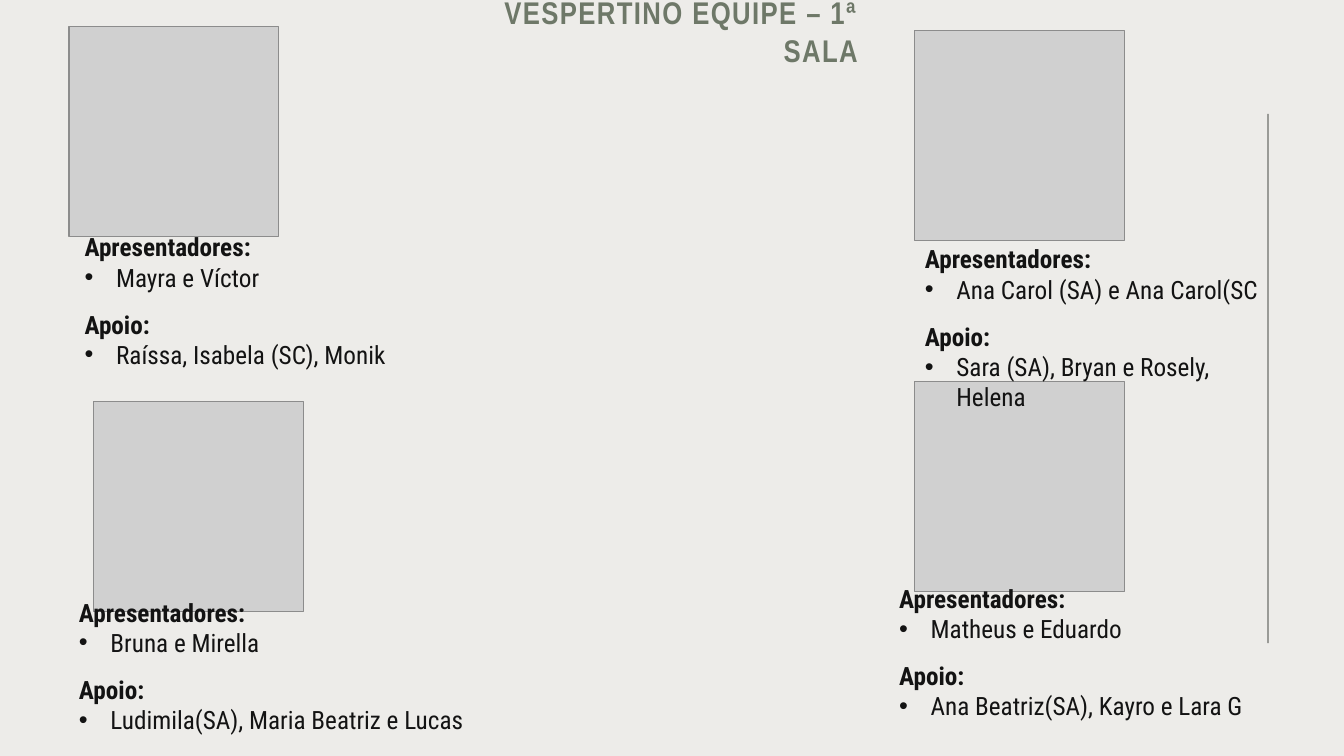
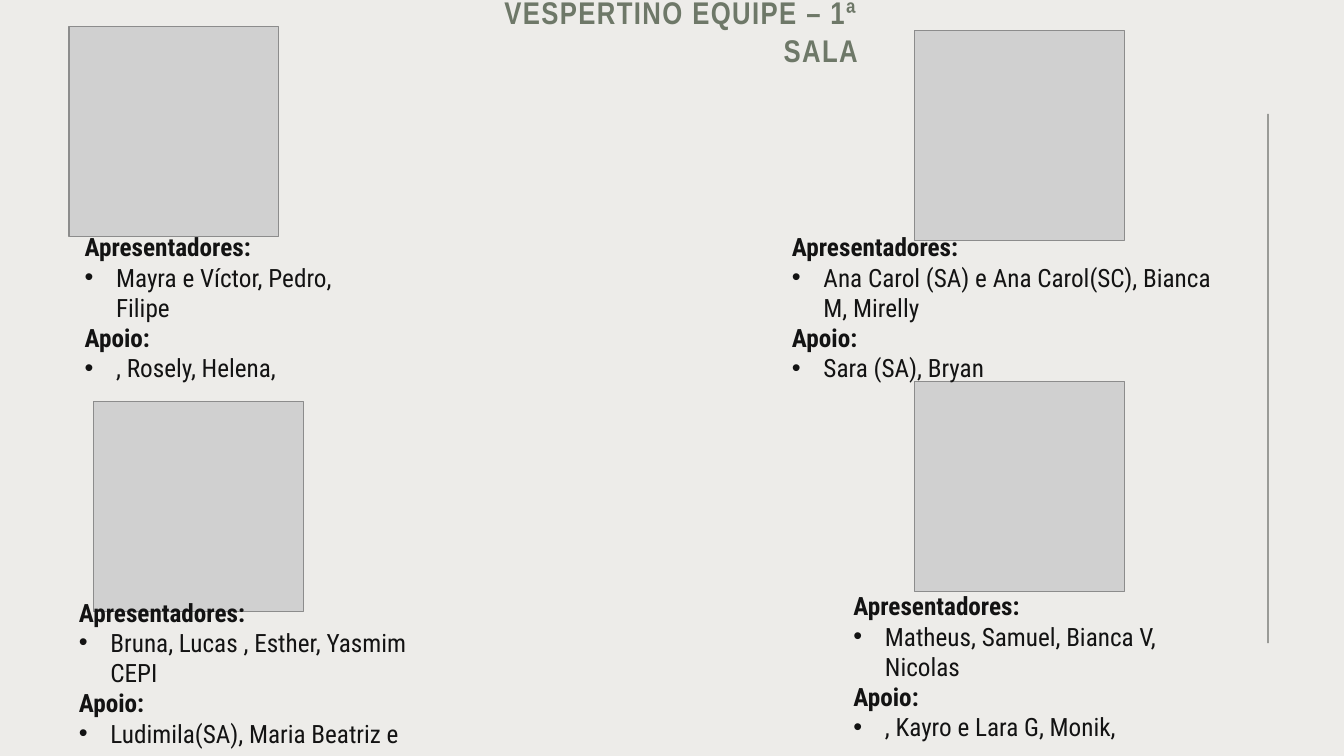
Before and after one commit to isaqlle/desafio_mundoSENAI, a slide deck: slide 2 of document/Divisão Salas - Mundo SENAI.pptx (slide 3 before the commit). Drawn at 1344x756 pixels with LibreOffice and Linux fonts; fonts in the diff are those of the drawing; grey boxes stand for pictures. Boxes give left, top, right and bottom in pixels: in the first picture for what was removed or moved away, otherwise in the second. Text is boxed around its words. In the diff, an @@ line names an element or a change of style, - is before the commit and + after.

```diff
--- a/document/Divisão Salas - Mundo SENAI.pptx
+++ b/document/Divisão Salas - Mundo SENAI.pptx
@@ text "Apresentadores:": place and size @@
-text "Apresentadores:" at box(925, 249, 1257, 382)
+text "Apresentadores:" at box(792, 233, 1210, 383)
@@ text at box(116, 268, 331, 322): text changed @@
-• Mayra e Víctor
+• Mayra e Víctor, Pedro, Filipe
@@ text at box(823, 267, 1210, 323): text changed @@
-• Ana Carol (SA) e Ana Carol(SC
+• Ana Carol (SA) e Ana Carol(SC), Bianca M, Mirelly
@@ text at box(127, 358, 276, 383): text changed @@
-• Raíssa, Isabela (SC), Monik
+• , Rosely, Helena,
@@ text at box(823, 357, 984, 383): text changed @@
-• Sara (SA), Bryan e Rosely, Helena
+• Sara (SA), Bryan
@@ text "Apresentadores:": place and size @@
-text "Apresentadores:" at box(899, 585, 1242, 721)
+text "Apresentadores:" at box(853, 596, 1155, 742)
@@ text at box(885, 627, 1155, 677): text changed @@
-• Matheus e Eduardo
+• Matheus, Samuel, Bianca V, Nicolas
@@ text at box(110, 633, 407, 683): text changed @@
-• Bruna e Mirella
+• Bruna, Lucas , Esther, Yasmim CEPI
@@ text at box(896, 717, 1116, 742): text changed @@
-• Ana Beatriz(SA), Kayro e Lara G
+• , Kayro e Lara G, Monik,
@@ text at box(110, 723, 399, 749): text changed @@
-• Ludimila(SA), Maria Beatriz e Lucas
+• Ludimila(SA), Maria Beatriz e
```
Also in this commit, not shown: 2 other slides changed, 1 slide removed, 3 other files.
